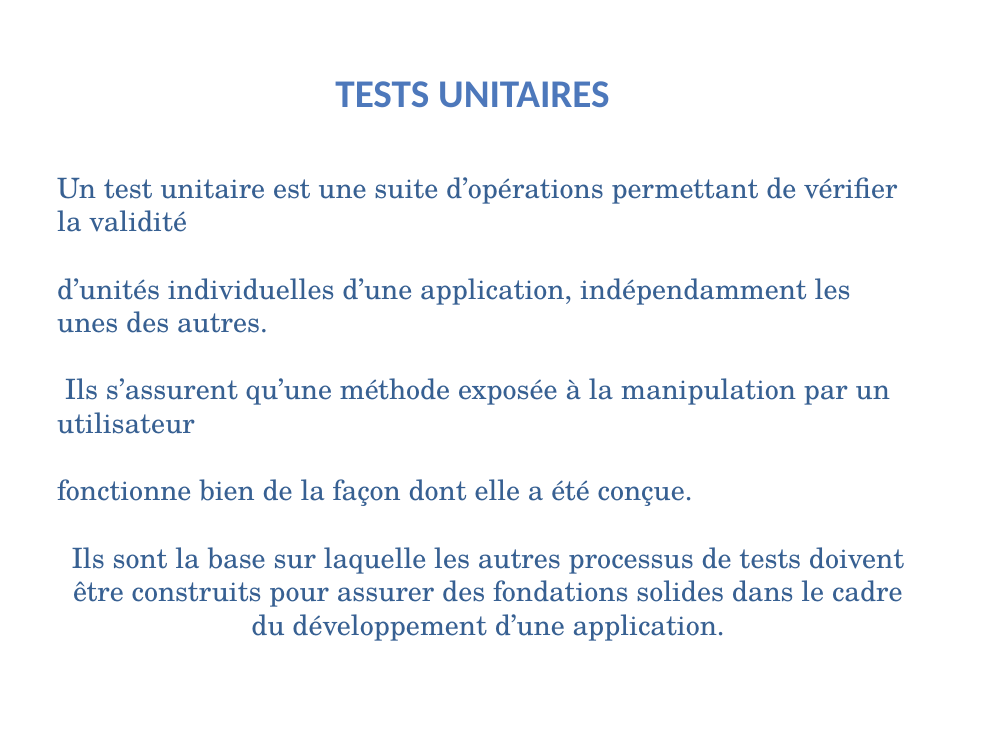
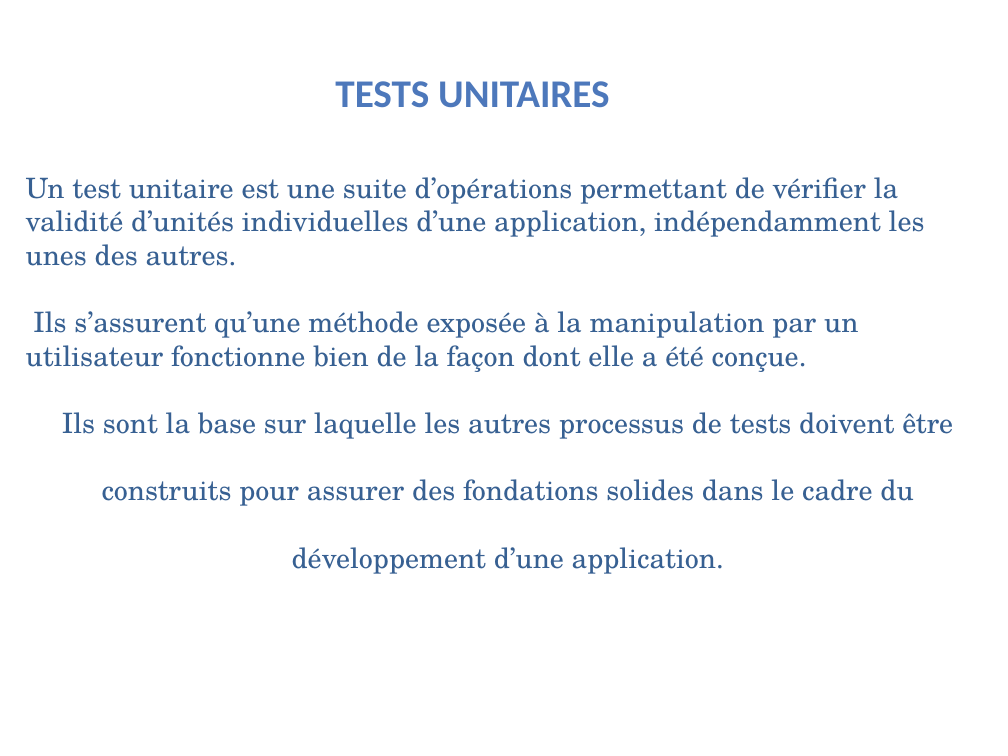
Before and after one commit to KalouiSanaa/projet5-openclassroom, a slide deck: slide 3 of p5_kaloui-sanaa-presentation.pptx. Drawn at 1008x756 pixels with LibreOffice and Linux fonts; fonts in the diff are those of the drawing; background and template pictures are left out. Boxes give left, top, right and bottom in pixels: in the first picture for what was removed or moved away, otherwise in the second. Text is boxed around its words. In the diff, an @@ line names an element or a change of style, - is before the commit and + after.

```diff
--- a/p5_kaloui-sanaa-presentation.pptx
+++ b/p5_kaloui-sanaa-presentation.pptx
@@ text at (26, 177, 953, 574): text changed @@
-Un test unitaire est une suite d’opérations permettant de vérifier la validité
-d’unités individuelles d’une application, indépendamment les unes des autres.
-Ils s’assurent qu’une méthode exposée à la manipulation par un utilisateur
-fonctionne bien de la façon dont elle a été conçue.
-Ils sont la base sur laquelle les autres processus de tests doivent être construits pour assurer des fondations solides dans le cadre du développement d’une application.
+Un test unitaire est une suite d’opérations permettant de vérifier la validité d’unités individuelles d’une application, indépendamment les unes des autres.
+Ils s’assurent qu’une méthode exposée à la manipulation par un utilisateur fonctionne bien de la façon dont elle a été conçue.
+Ils sont la base sur laquelle les autres processus de tests doivent être
+construits pour assurer des fondations solides dans le cadre du
+développement d’une application.
```
Also in this commit, not shown: 3 other slides changed, 1 slide removed, 3 other files.
